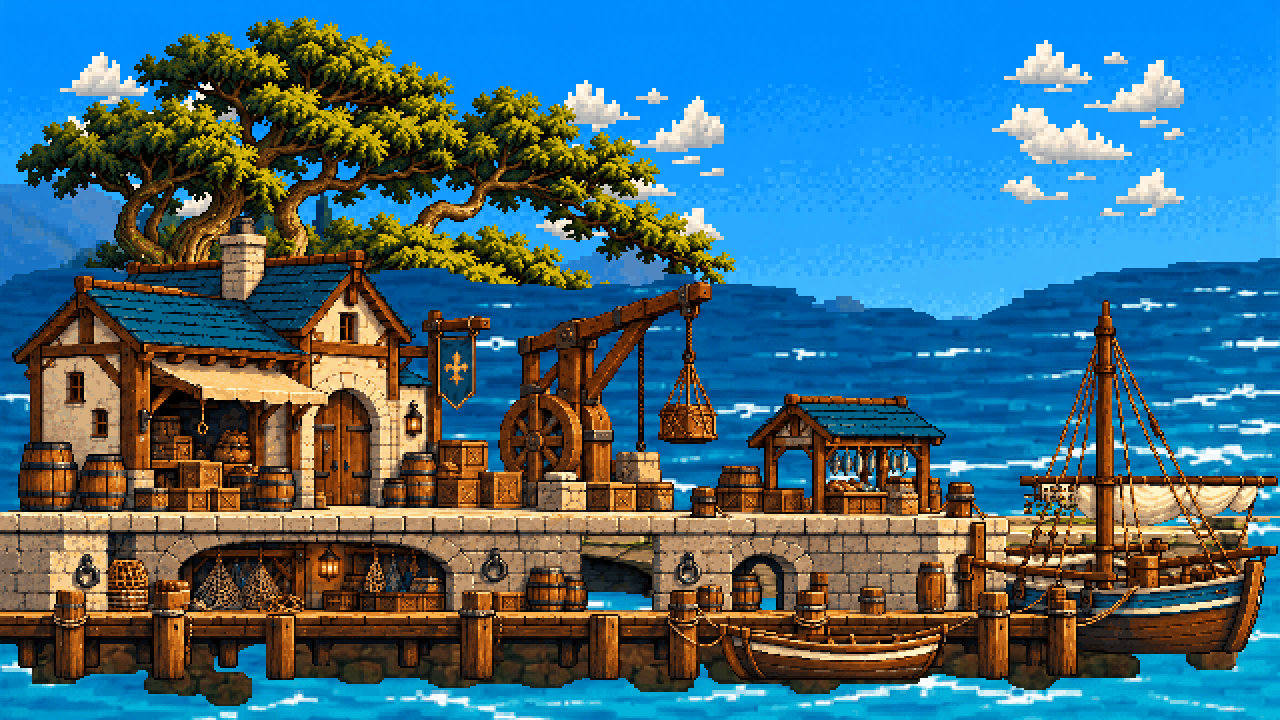
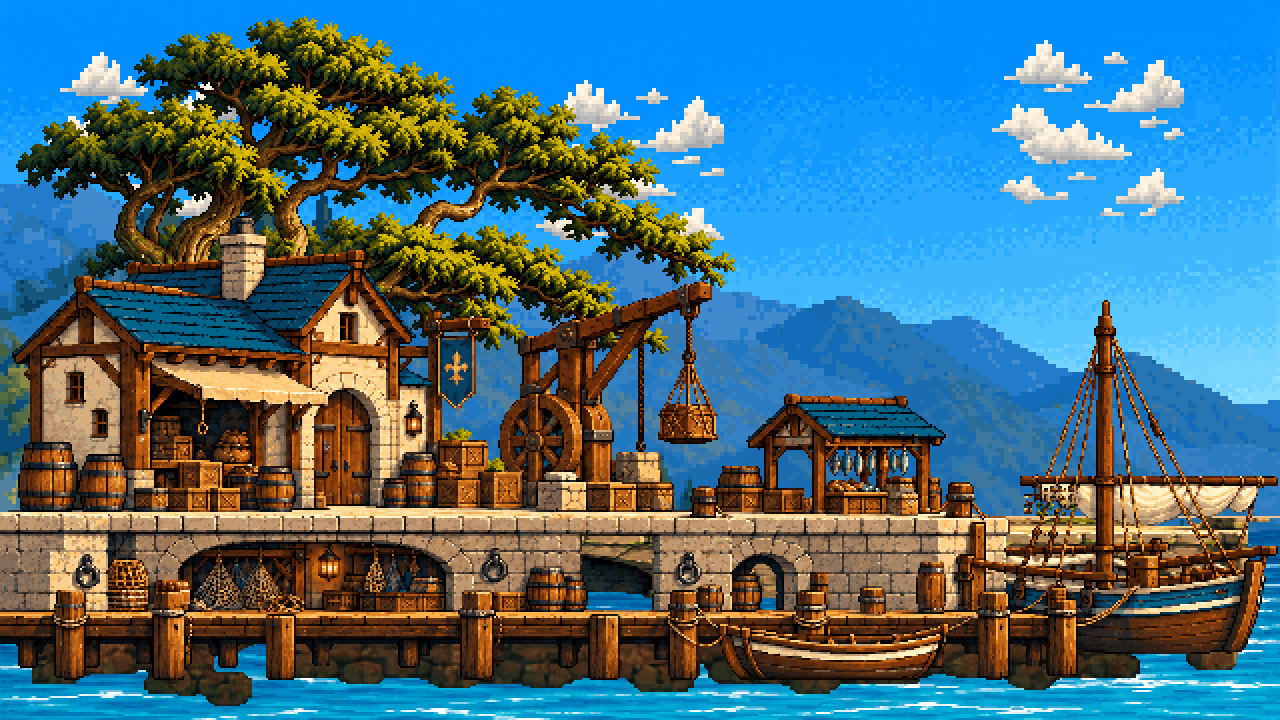
Before/after of a 1280×720 layered artwork. What changed in the layer stack:
painted on "terrain" over [32, 644, 1240, 706]
painted on "under" over [580, 518, 1248, 610]
painted on "water" over [0, 258, 1280, 720]
painted on "mid" over [0, 288, 1280, 720]
painted on "far" over [0, 152, 1280, 608]
painted on "clouds" over [48, 52, 1184, 256]
painted on "sky" over [0, 12, 1280, 720]
